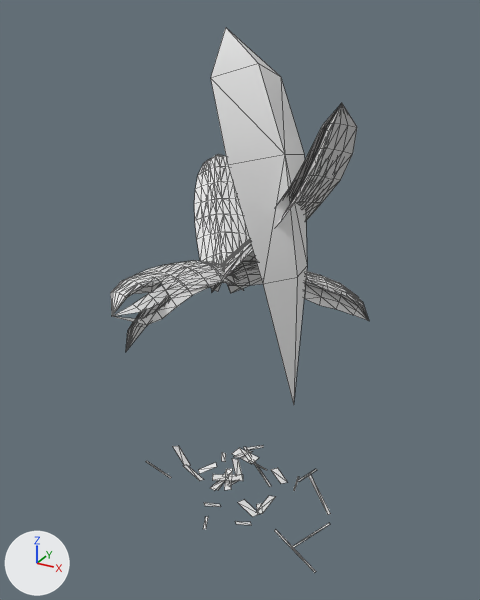
The OBJ model game/assets/models/plants/SM_Plant_BananaYoung_Leaf.obj, before and after one commit.
One viewpoint serves both versions: a 50 mm lens placed at (2.3, -3.99, 3.83), pointed at (0.11, -0.01, 1.84). The lights are fixed; the arrows at lower left show +X, +Y and +Z. The picture after the commit comes second. Mesh edges are drawn as thin lines. Where no turn or scale is listed for an object, it has been applied to the vertices. Vertices at exactly the same position are counted once.

The older version as bpy lines, for what is in view:
```python
me_sm_plant_bananayoung_leaf = bpy.data.meshes.new('SM_Plant_BananaYoung_Leaf')
me_sm_plant_bananayoung_leaf.from_pydata(...)  # 750 vertices, 1177 faces; spans x -1.08..0.99, y -1.12..0.91, z -0.04..3.72
ob_sm_plant_bananayoung_leaf = bpy.data.objects.new('SM_Plant_BananaYoung_Leaf', me_sm_plant_bananayoung_leaf)
ob_sm_plant_bananayoung_leaf.location = (0.0, 0.0, 0.0)
```
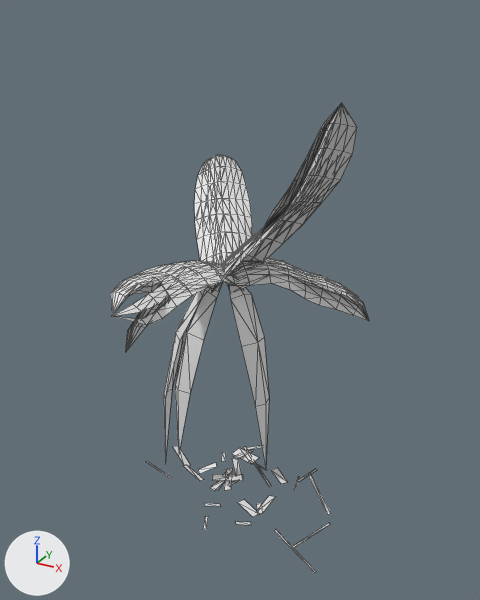
The change in detail:
me_sm_plant_bananayoung_leaf is used by ob_sm_plant_bananayoung_leaf; location (0.0, 0.0, 0.0).
me_sm_plant_bananayoung_leaf had 750 vertices, 1177 faces and spanned x -1.08..0.99, y -1.12..0.91, z -0.04..3.72.
me_sm_plant_bananayoung_leaf now has 770 vertices, 1201 faces and spans x -1.08..0.99, y -1.12..0.91, z -0.04..3.33.
Part 1, on me_sm_plant_bananayoung_leaf:
10 vertices are removed from x 0.0..0.71, y -0.53..0.17, z 2.23..3.72.
12 faces are deleted.
1 vertex moves from x 0.72, y -0.34, z 1.3 to x 0.45, y -0.21, z 0.55.
30 vertices are added at x -0.44..0.44, y -0.36..0.02, z 0.34..2.07.
36 new faces join them.

Changed parts and their boxes [x1, y1, x2, y2] in the pictures (480 x 600 px):
'SM_Plant_BananaYoung_Leaf', reshaped (14% shorter)
    before: [111, 28, 369, 573]
    after: [111, 103, 369, 573]
part 1 of me_sm_plant_bananayoung_leaf, cut back
    before: [211, 28, 307, 405]
    after: [164, 283, 269, 469]
